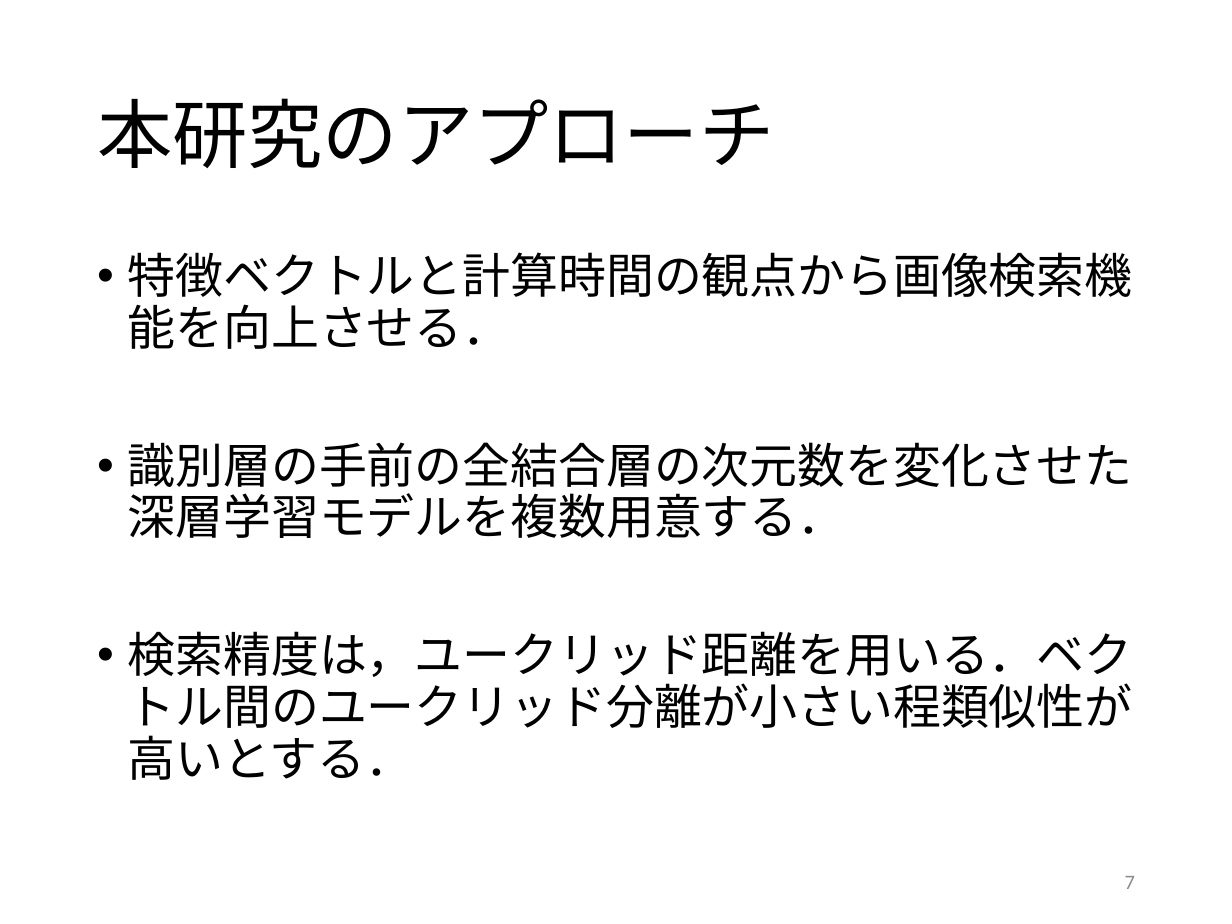
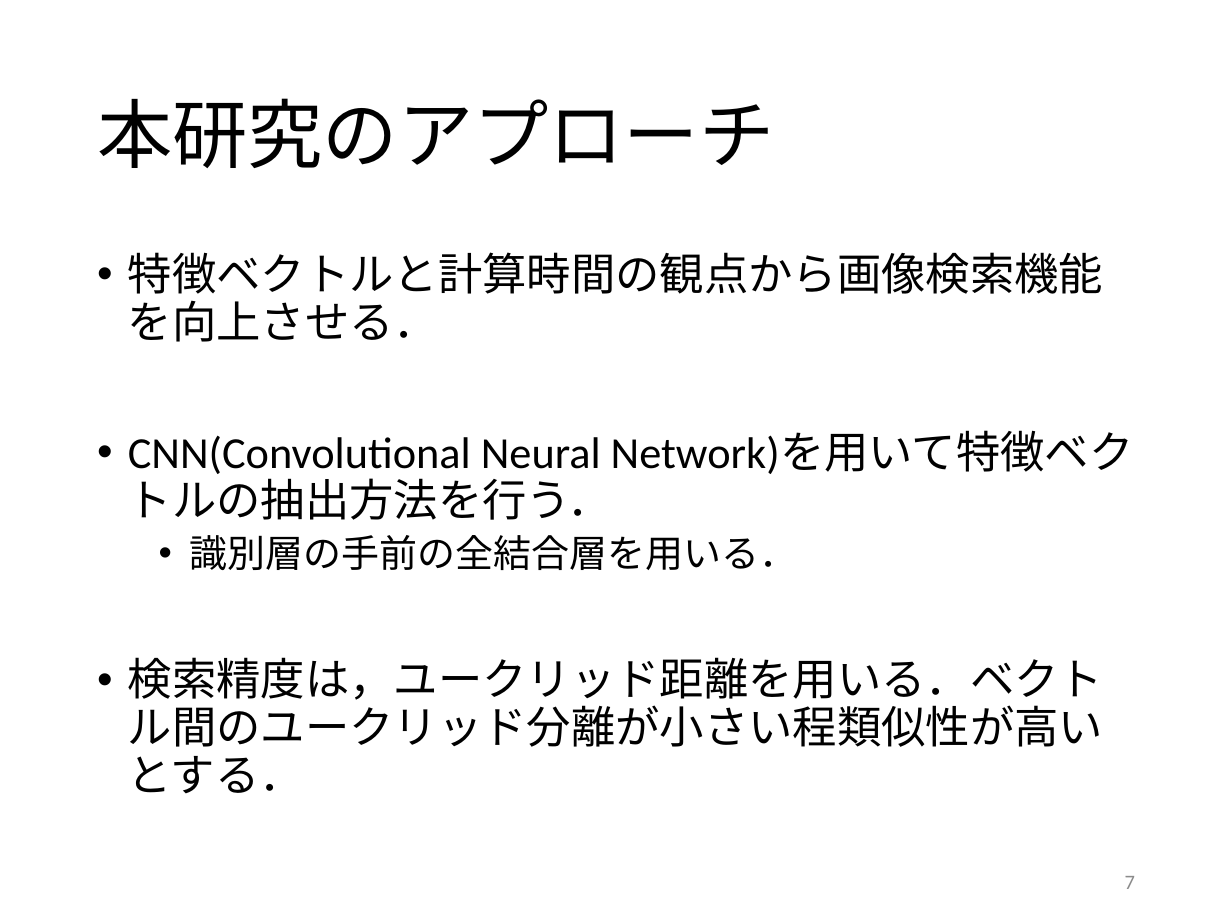
Before and after one commit to kait-takanolab/1821005-yoshioka-thesis, a slide deck: slide 7 of 卒研発表/1821005_0120.pptx. Drawn at 1232x924 pixels with LibreOffice and Linux fonts; fonts in the diff are those of the drawing. Boxes give left, top, right and bottom in pixels: in the first picture for what was removed or moved away, otherwise in the second. Text is boxed around its words. In the diff, an @@ line names an element or a change of style, - is before the commit and + after.

```diff
--- a/卒研発表/1821005_0120.pptx
+++ b/卒研発表/1821005_0120.pptx
@@ text at [128,252,1103,793]: size 28 to 25.9 pt in "特徴ベクトルと計算時間の観点から画像検索機能を向上させる．", "検索精度は，ユークリッド距離を用いる．ベクトル間のユークリッド分離が小さい程類似性が高いとする．" @@
@@ text at [128,431,1134,570]: text changed; size 28 to 25.9 pt @@
-• 識別層の手前の全結合層の次元数を変化させた深層学習モデルを複数用意する．
+• CNN(Convolutional Neural Network)を用いて特徴ベクトルの抽出方法を行う．
+  • 識別層の手前の全結合層を用いる．
```
Also in this commit, not shown: 1 other slide changed.
